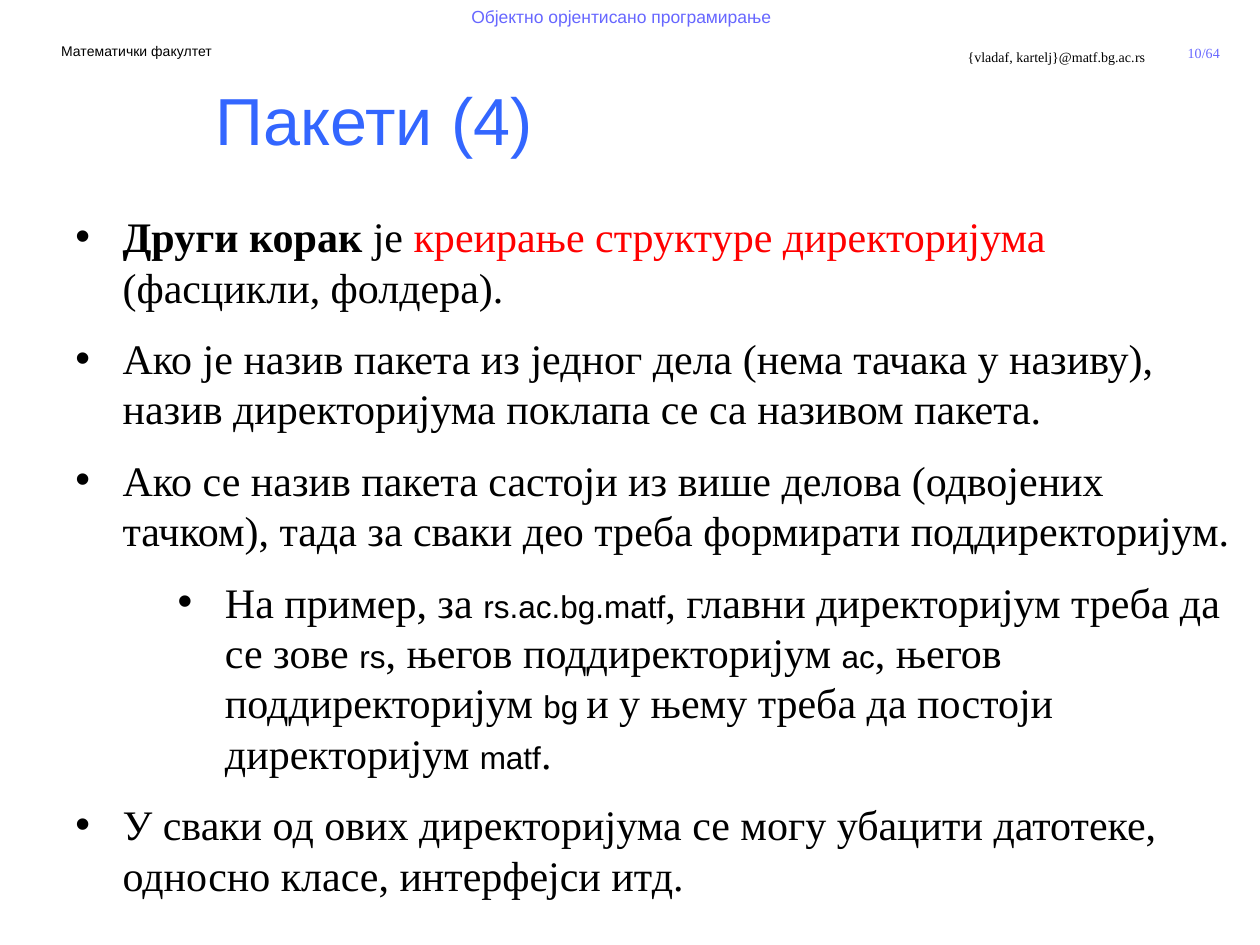
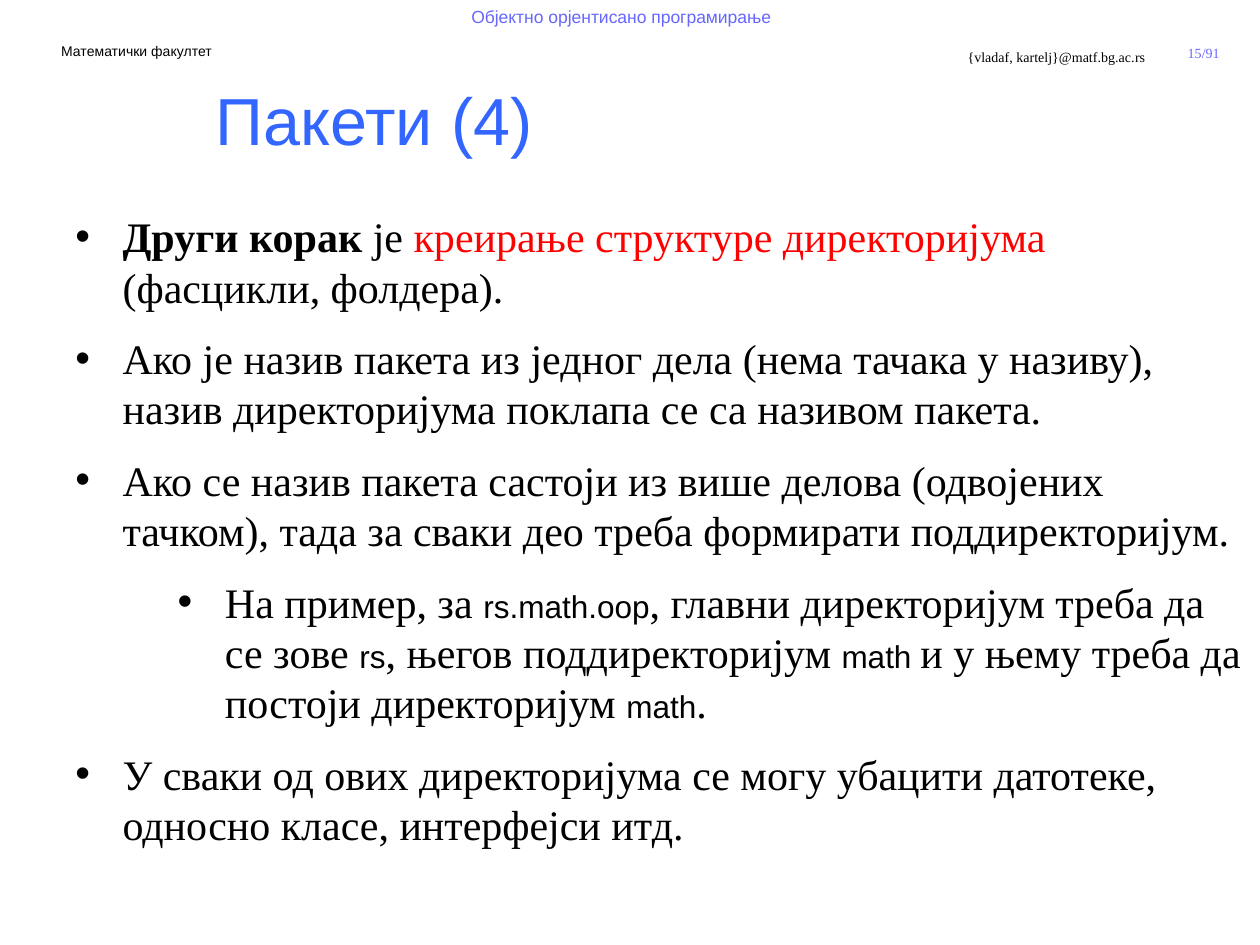
Before and after one commit to MatfOOP/OOP, a slide deck: slide 15 of predavanja/prezentacije/OOP09-Klase u Javi.pptx (slide 10 before the commit). Drawn at 1260x945 pixels with LibreOffice and Linux fonts; fonts in the diff are those of the drawing; background and template pictures are left out. Boxes give left, top, right and bottom in pixels: in the first picture for what was removed or moved away, otherwise in the second. Text is boxed around its words. In the diff, an @@ line names an element or a change of style, - is before the commit and + after.

```diff
--- a/predavanja/prezentacije/OOP09-Klase u Javi.pptx
+++ b/predavanja/prezentacije/OOP09-Klase u Javi.pptx
@@ page number at (1188, 49, 1220, 58): text changed @@
-10/64
+15/91
@@ text at (225, 588, 1241, 727): text changed @@
-  • На пример, за rs.ac.bg.matf, главни директоријум треба да се зове rs, његов поддиректоријум ac, његов поддиректоријум bg и у њему треба да постоји директоријум matf.
+  • На пример, за rs.math.oop, главни директоријум треба да се зове rs, његов поддиректоријум math и у њему треба да постоји директоријум math.
```
Also in this commit, not shown: 25 other slides changed, 27 slides added, 4 other files.
